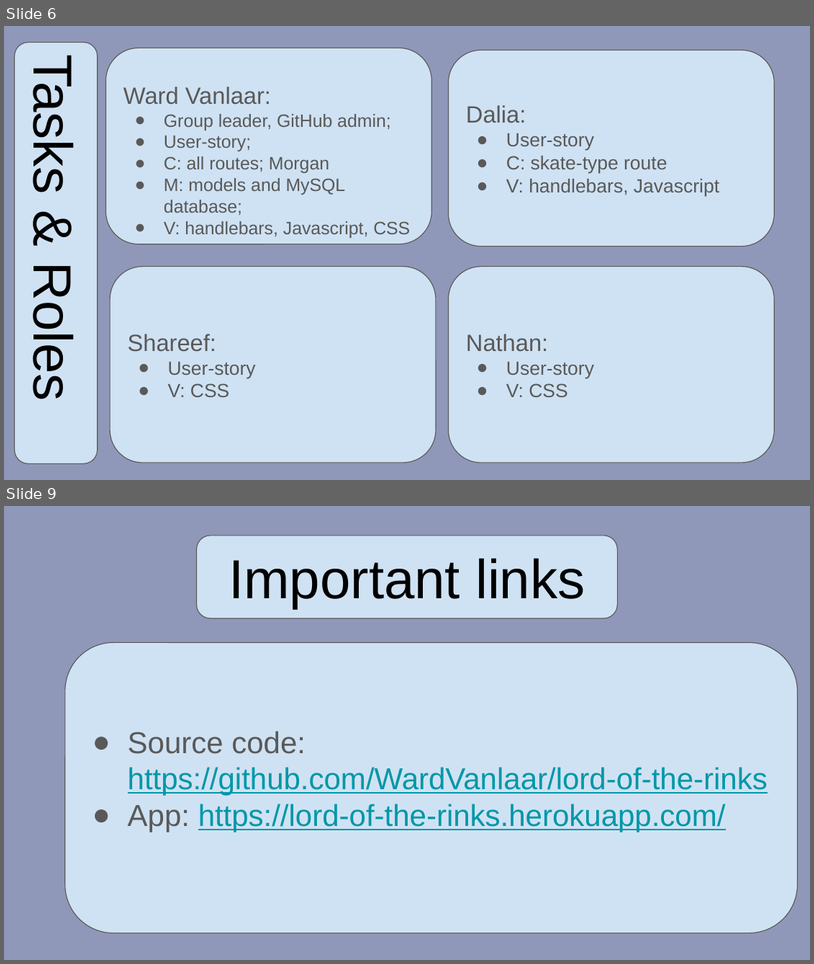
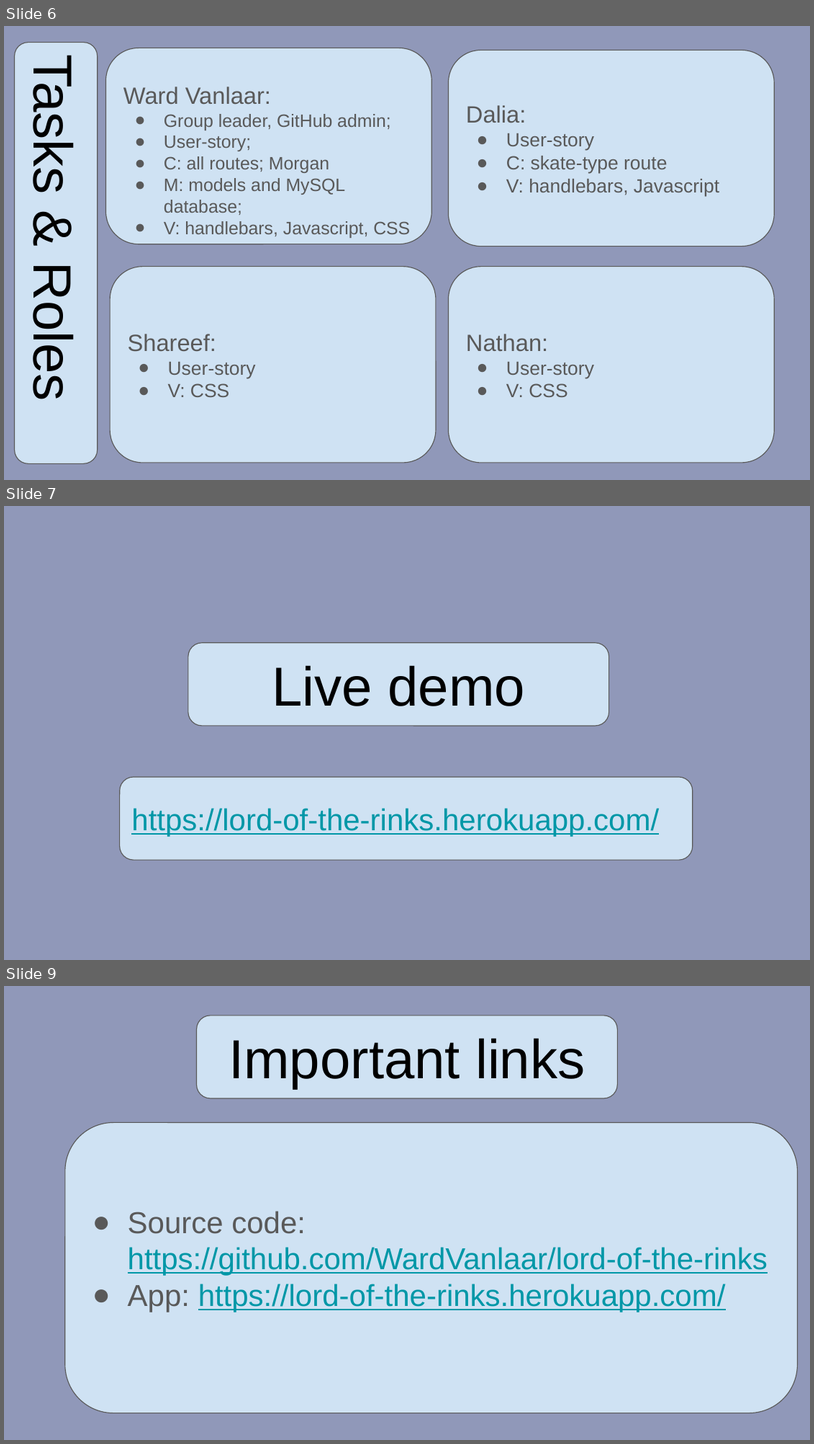
Before and after one commit to WardVanlaar/lord-of-the-rinks, a slide deck: assets/Project#2.pptx. Shown one above the other, each under a label of ours: slides 6 and 9 before the commit, slides 6, 7 and 9 after it; the slides between them are not shown. The pictures are 814x964 and 814x1444 pixels, drawn with LibreOffice and Linux fonts; fonts in the diff are those of the drawing. Boxes give left, top, right and bottom in pixels: in the first picture for what was removed or moved away, otherwise in the second. Text is boxed around its words. In the diff, an @@ line names an element or a change of style, - is before the commit and + after.

```diff
--- a/assets/Project#2.pptx
+++ b/assets/Project#2.pptx
@@ slide 7 added at (4, 506, 810, 960), background #9098B9 @@
@@ rounded rectangle added at (188, 642, 609, 726), fill #CFE2F3, outline #595959 0.75 pt, 49 pt, text #000000 @@
+Live demo
@@ rounded rectangle added at (119, 777, 692, 860), fill #CFE2F3, outline #595959 0.75 pt, 27 pt, text #0097A7, underline @@
+https://lord-of-the-rinks.herokuapp.com/
```
Also in this commit, not shown: 3 slides changed, 1 slide removed, 3 other files.
